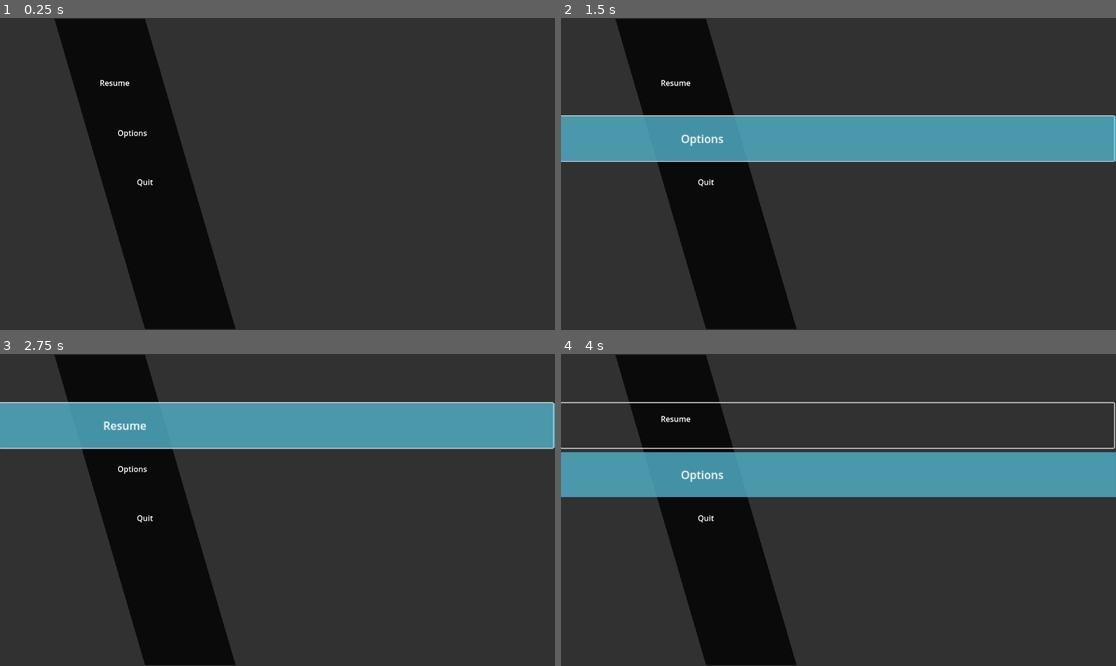
Above: before the commit, frames 1-4 (two rows, left to right).
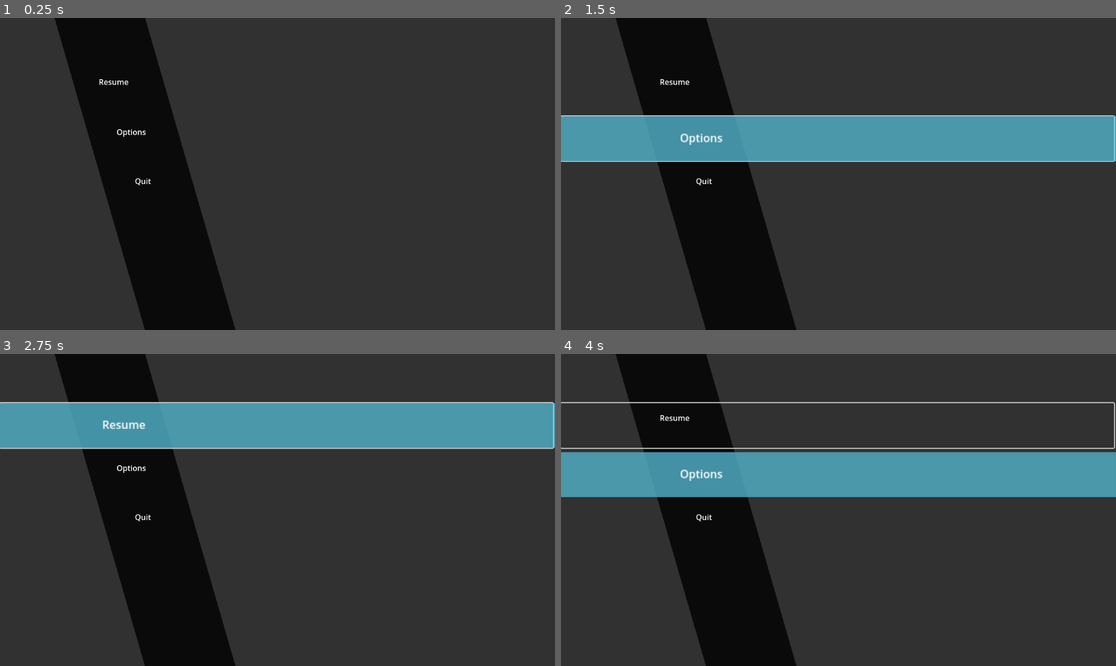
Above: after the commit, the same moments.

Repository: Octoan1/Game-Off-2025-Game-Jam
Game: Godot game, scene res://pause_menu.tscn
Two runs of this game, one before a commit and one after it. Both use one fixed random seed, a clock stepped at 60 frames per second and the inputs below. The project has no main scene, so this scene is started directly.
Inputs (mouse positions are in pixels of both pictures, inside the frame that each line leads up to):
- Up to frame 1 (0.25 s): no input
- Up to frame 2 (1.5 s): click (838, 89) at 0.5 s; click (838, 139) at 1.25 s
- Up to frame 3 (2.75 s): click (277, 425) at 2 s
- Up to frame 4 (4 s): click (838, 425) at 2.75 s; tap Enter at 3.5 s; move the mouse to (960, 494) at 3.52 s

The runs differ from the first frame. In frame 1, 0.3% of the frame differs, in the area x 9-43%, y 0-100%; in frame 2, 0.4%; in frame 3, 0.4%; in frame 4, 0.4%.

Commit message:
added scroll sound effect

Diff:
--- a/animated_pause_button.gd
+++ b/animated_pause_button.gd
@@ -3,14 +3,16 @@
 @onready var highlight = $ColorRect
 @onready var label = $CenterContainer
 @onready var anim = $AnimationPlayer
+@onready var scroll_click: AudioStreamPlayer = $"../../../ScrollClick"
+
 
 func _ready():
-	print("ready")
 	highlight.modulate.a = 0
 	label.scale = Vector2.ONE
 
 func _on_mouse_entered():
 	anim.play("hover_in")
+	scroll_click.play()
 
 func _on_mouse_exited():
 	anim.play("hover_out")
--- a/pause_menu.tscn
+++ b/pause_menu.tscn
@@ -1,5 +1,6 @@
-[gd_scene load_steps=8 format=3 uid="uid://ds0xw4puqs0nb"]
-
+[gd_scene load_steps=9 format=3 uid="uid://wn4yekn8jfxs"]
+
+[ext_resource type="AudioStream" uid="uid://bsvqs0mkho7o2" path="res://scroll_click.wav" id="2_05uyy"]
 [ext_resource type="Script" uid="uid://b32ju65lh63cf" path="res://animated_pause_button.gd" id="2_nwcfo"]
 
 [sub_resource type="StyleBoxEmpty" id="StyleBoxEmpty_hdmo1"]
@@ -120,18 +121,18 @@
 position = Vector2(489.00003, 646)
 scale = Vector2(3.1333342, 5.3666654)
 color = Color(0, 0, 0, 0.79607844)
-polygon = PackedVector2Array(0, 0, -60, 0, -120, -120, -60, -120)
+polygon = PackedVector2Array(0, 0.5, -60, 0.5, -120, -120.5, -60, -120.5)
 uv = PackedVector2Array(-247.89987, -124.1698, -187.89987, 24.012024, -117.89987, 24.012024, -188.80899, -127.80617)
 
-[node name="ButtonBox" type="Control" parent="."]
-layout_mode = 3
-anchors_preset = 15
-anchor_right = 1.0
-anchor_bottom = 1.0
-grow_horizontal = 2
-grow_vertical = 2
-
-[node name="ResumeButton" type="Button" parent="ButtonBox"]
+[node name="ButtonBox" type="Control" parent="Control"]
+layout_mode = 1
+anchors_preset = 15
+anchor_right = 1.0
+anchor_bottom = 1.0
+grow_horizontal = 2
+grow_vertical = 2
+
+[node name="ResumeButton" type="Button" parent="Control/ButtonBox"]
 layout_mode = 1
 anchors_preset = -1
 anchor_top = 0.157
@@ -143,37 +144,36 @@
 theme_override_styles/normal = SubResource("StyleBoxEmpty_hdmo1")
 script = ExtResource("2_nwcfo")
 
-[node name="ColorRect" type="ColorRect" parent="ButtonBox/ResumeButton"]
+[node name="ColorRect" type="ColorRect" parent="Control/ButtonBox/ResumeButton"]
 modulate = Color(1.353256, 1.353256, 1.353256, 1)
 layout_mode = 1
 anchors_preset = 15
 anchor_right = 1.0
 anchor_bottom = 1.0
-offset_right = 7.0
+offset_right = 4.0
 grow_horizontal = 2
 grow_vertical = 2
 mouse_filter = 2
 color = Color(0.25882354, 0.6431373, 0.94509804, 0.58431375)
 
-[node name="CenterContainer" type="CenterContainer" parent="ButtonBox/ResumeButton"]
+[node name="CenterContainer" type="CenterContainer" parent="Control/ButtonBox/ResumeButton"]
 layout_mode = 0
-offset_left = 191.0
-offset_top = 1.9999924
-offset_right = 286.0
-offset_bottom = 63.999992
-
-[node name="Label" type="Label" parent="ButtonBox/ResumeButton/CenterContainer"]
+offset_left = 189.0
+offset_right = 284.0
+offset_bottom = 61.999992
+
+[node name="Label" type="Label" parent="Control/ButtonBox/ResumeButton/CenterContainer"]
 layout_mode = 2
 text = "Resume"
 horizontal_alignment = 1
 vertical_alignment = 1
 
-[node name="AnimationPlayer" type="AnimationPlayer" parent="ButtonBox/ResumeButton"]
+[node name="AnimationPlayer" type="AnimationPlayer" parent="Control/ButtonBox/ResumeButton"]
 libraries = {
 &"": SubResource("AnimationLibrary_2nc7s")
 }
 
-[node name="OptionsButton" type="Button" parent="ButtonBox"]
+[node name="OptionsButton" type="Button" parent="Control/ButtonBox"]
 layout_mode = 1
 anchors_preset = -1
 anchor_top = 0.147
@@ -185,37 +185,37 @@
 theme_override_styles/normal = SubResource("StyleBoxEmpty_nwcfo")
 script = ExtResource("2_nwcfo")
 
-[node name="ColorRect" type="ColorRect" parent="ButtonBox/OptionsButton"]
+[node name="ColorRect" type="ColorRect" parent="Control/ButtonBox/OptionsButton"]
 modulate = Color(1.353256, 1.353256, 1.353256, 1)
 layout_mode = 1
 anchors_preset = 15
 anchor_right = 1.0
 anchor_bottom = 1.0
-offset_right = 7.0
+offset_right = 4.0
 grow_horizontal = 2
 grow_vertical = 2
 mouse_filter = 2
 color = Color(0.25858736, 0.64207804, 0.96178025, 0.58431375)
 
-[node name="CenterContainer" type="CenterContainer" parent="ButtonBox/OptionsButton"]
+[node name="CenterContainer" type="CenterContainer" parent="Control/ButtonBox/OptionsButton"]
 layout_mode = 0
-offset_left = 233.0
-offset_top = 8.0
-offset_right = 318.0
-offset_bottom = 62.0
-
-[node name="Label" type="Label" parent="ButtonBox/OptionsButton/CenterContainer"]
+offset_left = 231.0
+offset_top = 6.0
+offset_right = 316.0
+offset_bottom = 60.0
+
+[node name="Label" type="Label" parent="Control/ButtonBox/OptionsButton/CenterContainer"]
 layout_mode = 2
 text = "Options"
 horizontal_alignment = 1
 vertical_alignment = 1
 
-[node name="AnimationPlayer" type="AnimationPlayer" parent="ButtonBox/OptionsButton"]
+[node name="AnimationPlayer" type="AnimationPlayer" parent="Control/ButtonBox/OptionsButton"]
 libraries = {
 &"": SubResource("AnimationLibrary_2nc7s")
 }
 
-[node name="QuitButton" type="Button" parent="ButtonBox"]
+[node name="QuitButton" type="Button" parent="Control/ButtonBox"]
 layout_mode = 1
 anchors_preset = -1
 anchor_top = 0.147
@@ -227,39 +227,43 @@
 theme_override_styles/normal = SubResource("StyleBoxEmpty_hdmo1")
 script = ExtResource("2_nwcfo")
 
-[node name="ColorRect" type="ColorRect" parent="ButtonBox/QuitButton"]
+[node name="ColorRect" type="ColorRect" parent="Control/ButtonBox/QuitButton"]
 modulate = Color(1.353256, 1.353256, 1.353256, 1)
 layout_mode = 1
 anchors_preset = 15
 anchor_right = 1.0
 anchor_bottom = 1.0
-offset_right = 2.0
+offset_right = 4.0
 grow_horizontal = 2
 grow_vertical = 2
 mouse_filter = 2
 color = Color(0.25858736, 0.64207804, 0.96178025, 0.58431375)
 
-[node name="CenterContainer" type="CenterContainer" parent="ButtonBox/QuitButton"]
+[node name="CenterContainer" type="CenterContainer" parent="Control/ButtonBox/QuitButton"]
 layout_mode = 0
-offset_left = 263.0
-offset_top = 10.0
-offset_right = 340.0
-offset_bottom = 60.0
-
-[node name="Label" type="Label" parent="ButtonBox/QuitButton/CenterContainer"]
+offset_left = 259.0
+offset_top = 8.0
+offset_right = 336.0
+offset_bottom = 58.0
+
+[node name="Label" type="Label" parent="Control/ButtonBox/QuitButton/CenterContainer"]
 layout_mode = 2
 text = "Quit"
 horizontal_alignment = 1
 vertical_alignment = 1
 
-[node name="AnimationPlayer" type="AnimationPlayer" parent="ButtonBox/QuitButton"]
+[node name="AnimationPlayer" type="AnimationPlayer" parent="Control/ButtonBox/QuitButton"]
 libraries = {
 &"": SubResource("AnimationLibrary_2nc7s")
 }
 
-[connection signal="mouse_entered" from="ButtonBox/ResumeButton" to="ButtonBox/ResumeButton" method="_on_mouse_entered"]
-[connection signal="mouse_exited" from="ButtonBox/ResumeButton" to="ButtonBox/ResumeButton" method="_on_mouse_exited"]
-[connection signal="mouse_entered" from="ButtonBox/OptionsButton" to="ButtonBox/OptionsButton" method="_on_mouse_entered"]
-[connection signal="mouse_exited" from="ButtonBox/OptionsButton" to="ButtonBox/OptionsButton" method="_on_mouse_exited"]
-[connection signal="mouse_entered" from="ButtonBox/QuitButton" to="ButtonBox/QuitButton" method="_on_mouse_entered"]
-[connection signal="mouse_exited" from="ButtonBox/QuitButton" to="ButtonBox/QuitButton" method="_on_mouse_exited"]
+[node name="ScrollClick" type="AudioStreamPlayer" parent="."]
+stream = ExtResource("2_05uyy")
+volume_db = -10.198
+
+[connection signal="mouse_entered" from="Control/ButtonBox/ResumeButton" to="Control/ButtonBox/ResumeButton" method="_on_mouse_entered"]
+[connection signal="mouse_exited" from="Control/ButtonBox/ResumeButton" to="Control/ButtonBox/ResumeButton" method="_on_mouse_exited"]
+[connection signal="mouse_entered" from="Control/ButtonBox/OptionsButton" to="Control/ButtonBox/OptionsButton" method="_on_mouse_entered"]
+[connection signal="mouse_exited" from="Control/ButtonBox/OptionsButton" to="Control/ButtonBox/OptionsButton" method="_on_mouse_exited"]
+[connection signal="mouse_entered" from="Control/ButtonBox/QuitButton" to="Control/ButtonBox/QuitButton" method="_on_mouse_entered"]
+[connection signal="mouse_exited" from="Control/ButtonBox/QuitButton" to="Control/ButtonBox/QuitButton" method="_on_mouse_exited"]
Not shown, added: scroll_click.wav.import
Not shown, added: scroll_click.wav
